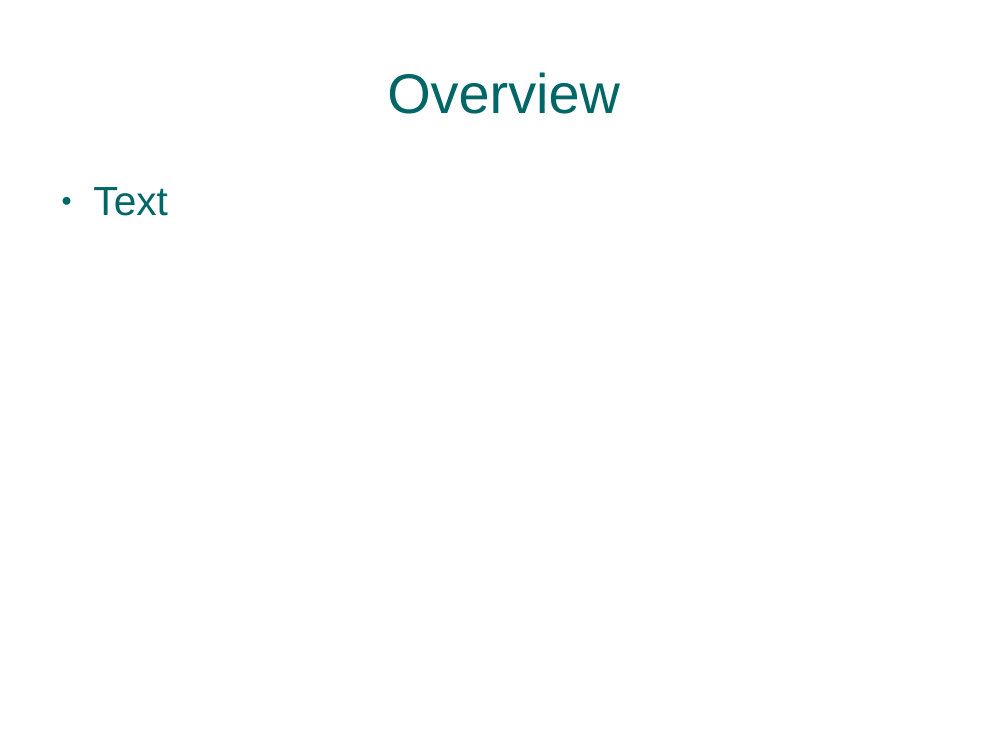
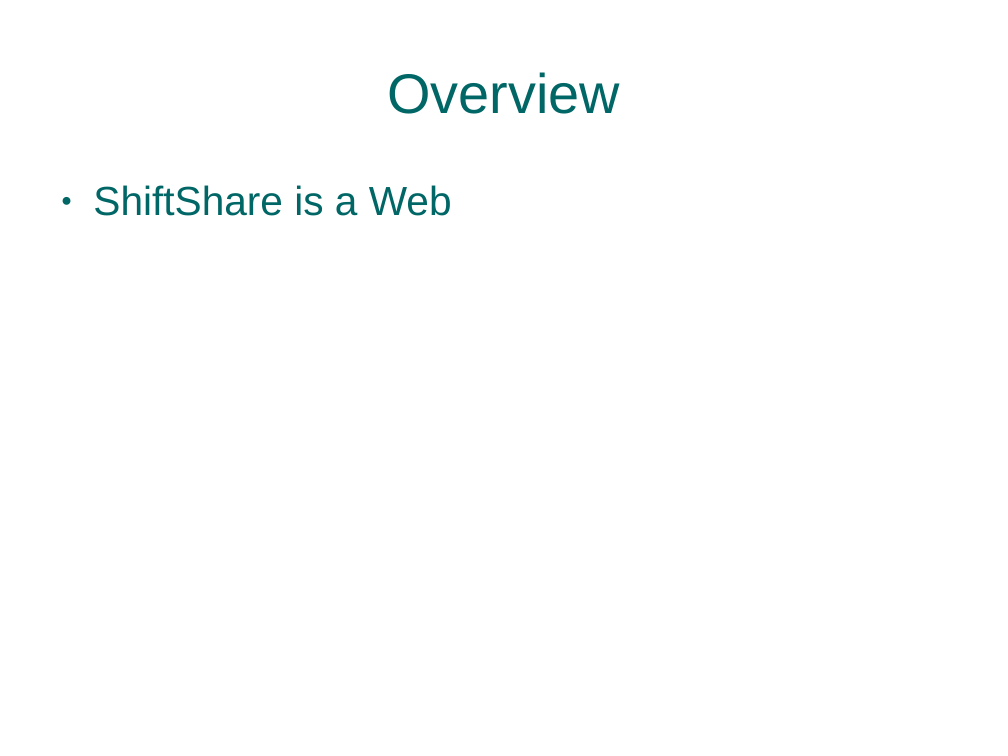
Before and after one commit to abruestle/ShiftShare, a slide deck: slide 2 of presentation/ShiftSharePresentation.ppt. Drawn at 1008x756 pixels with LibreOffice and Linux fonts; fonts in the diff are those of the drawing; background and template pictures are left out. Boxes give left, top, right and bottom in pixels: in the first picture for what was removed or moved away, otherwise in the second. Text is boxed around its words. In the diff, an @@ line names an element or a change of style, - is before the commit and + after.

```diff
--- a/presentation/ShiftSharePresentation.ppt
+++ b/presentation/ShiftSharePresentation.ppt
@@ text at [93,185,452,216]: text changed @@
-● Text
+● ShiftShare is a Web
```
Also in this commit, not shown: 2 slides added, 2 slides removed, 4 other files.
